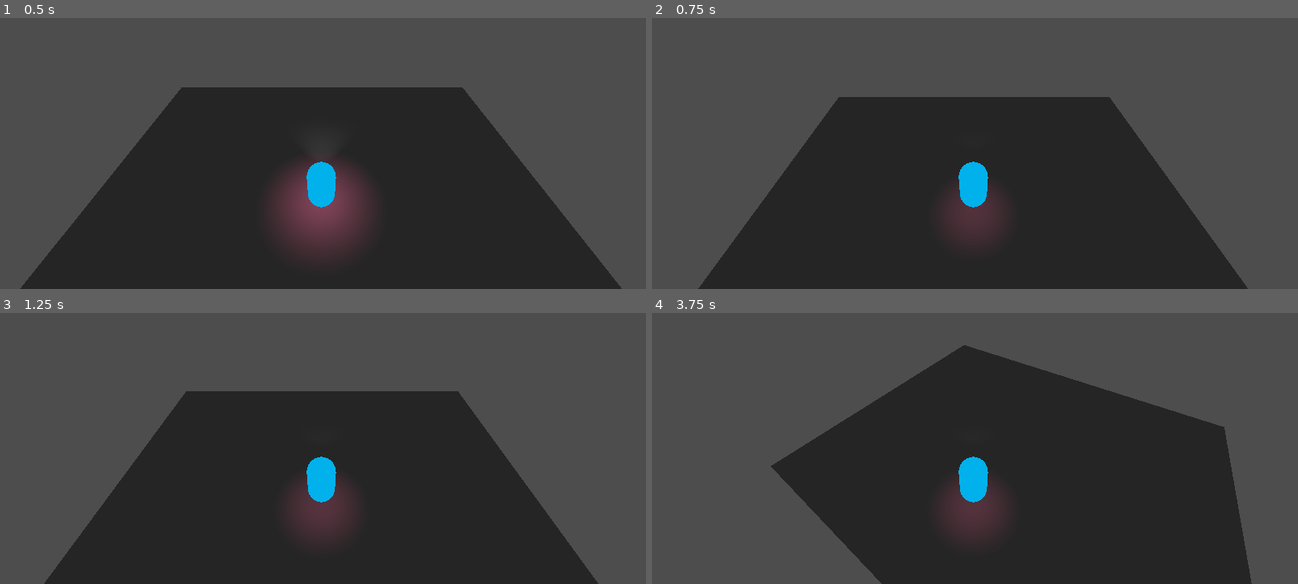
Above: before the commit, frames 1-4 (two rows, left to right).
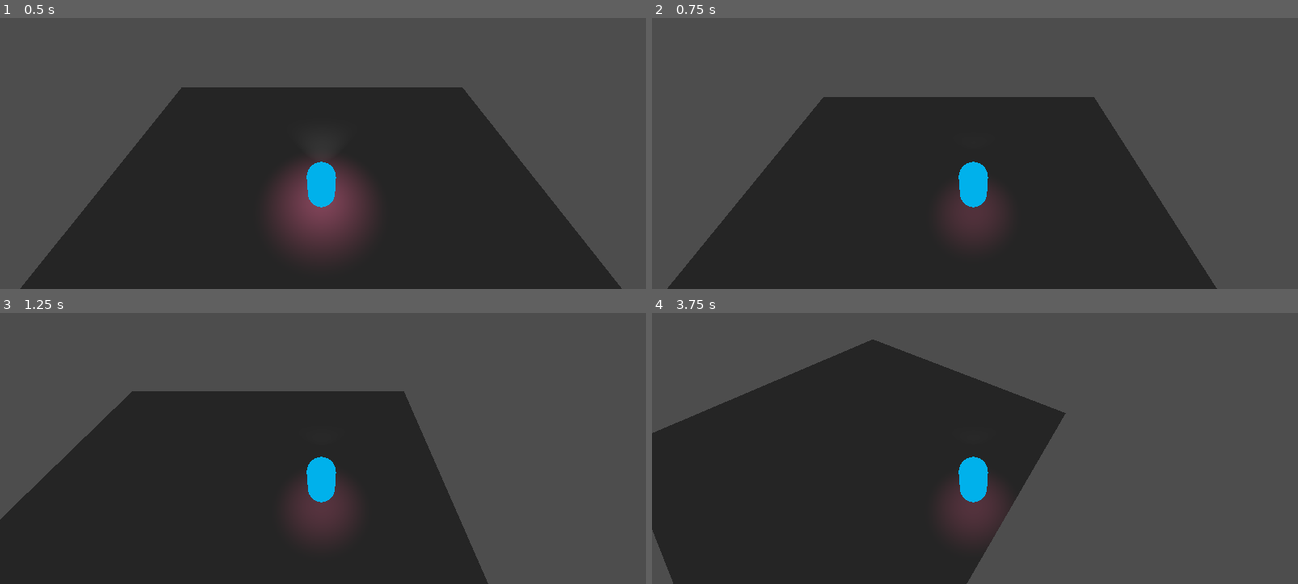
Above: after the commit, the same moments.

Repository: AmirHA-dotcom/BugsBuzzy
Game: Godot game, scene res://Scense/node_3d.tscn
Two runs of this game, one before a commit and one after it. Both use one fixed random seed, a clock stepped at 60 frames per second and the inputs below.
Inputs:
- Up to frame 1 (0.5 s): no input
- Up to frame 2 (0.75 s): tap Enter (ui_accept) at 0.5 s; hold D (ui_right, bound only after the commit) from 0.53 s (still down)
- Up to frame 3 (1.25 s): keep holding D (ui_right, bound only after the commit); tap Enter (ui_accept) at 0.77 s
- Up to frame 4 (3.75 s): release D (ui_right, bound only after the commit) at 1.28 s; hold S (ui_down) 1.28-2.03 s; tap Enter (ui_accept) at 1.52, 3.02 s; hold D (ui_right, bound only after the commit) 2.03-2.78 s; hold W (ui_up, bound only after the commit) 2.78-3.53 s; hold Q (rotate_left) from 3.53 s (still down)

Frame 1 is identical in both runs. In frame 2, 5.1% of the frame differs, in the area x 2-93%, y 29-100%; in frame 3, 17%; in frame 4, 45%, in the area x 0-93%, y 9-100%.

Commit message:
fix project settings

Diff:
--- a/project.godot
+++ b/project.godot
@@ -19,19 +19,25 @@
 
 ui_left={
 "deadzone": 0.5,
-"events": [Object(InputEventKey,"resource_local_to_scene":fa …(119 unchanged characters)… ressed":false,"pressed":false,"keycode":4194319,"physical_keycode":0,"key_label":0,"unicode":0,"location":0,"echo":false,"script":null)
+"events": [Object(InputEventKey,"resource_local_to_scene":fa …(119 unchanged characters)… ressed":false,"pressed":false,"keycode":65,"physical_keycode":0,"key_label":0,"unicode":97,"location":0,"echo":false,"script":null)
 , Object(InputEventJoypadButton,"resource_local_to_scene":false,"resource_name":"","device":0,"button_index":13,"pressure":0.0,"pressed":false,"script":null)
 , Object(InputEventJoypadMotion,"resource_local_to_scene":false,"resource_name":"","device":0,"axis":0,"axis_value":-1.0,"script":null)
 ]
 }
+ui_right={
+"deadzone": 0.5,
+"events": [Object(InputEventKey,"resource_local_to_scene":false,"resource_name":"","device":-1,"window_id":0,"alt_pressed":false,"shift_pressed":false,"ctrl_pressed":false,"meta_pressed":false,"pressed":false,"keycode":68,"physical_keycode":0,"key_label":0,"unicode":100,"location":0,"echo":false,"script":null)
+, Object(InputEventJoypadButton,"resource_local_to_scene":false,"resource_name":"","device":0,"button_index":14,"pressure":0.0,"pressed":false,"script":null)
+, Object(InputEventJoypadMotion,"resource_local_to_scene":false,"resource_name":"","device":0,"axis":0,"axis_value":1.0,"script":null)
+]
+}
 ui_up={
 "deadzone": 0.5,
-"events": [Object(InputEventKey,"resource_local_to_scene":fa …(119 unchanged characters)… ressed":false,"pressed":false,"keycode":4194320,"physical_keycode":0,"key_label":0,"unicode":0,"location":0,"echo":false,"script":null)
+"events": [Object(InputEventKey,"resource_local_to_scene":fa …(119 unchanged characters)… ressed":false,"pressed":false,"keycode":87,"physical_keycode":0,"key_label":0,"unicode":119,"location":0,"echo":false,"script":null)
 , Object(InputEventJoypadButton,"resource_local_to_scene":false,"resource_name":"","device":0,"button_index":11,"pressure":0.0,"pressed":false,"script":null)
 , Object(InputEventJoypadMotion,"resource_local_to_scene":false,"resource_name":"","device":0,"axis":1,"axis_value":-1.0,"script":null)
 ]
 }
-
 ui_down={
 "deadzone": 0.5,
 "events": [Object(InputEventKey,"resource_local_to_scene":false,"resource_name":"","device":-1,"window_id":0,"alt_press …(192 unchanged characters)…
